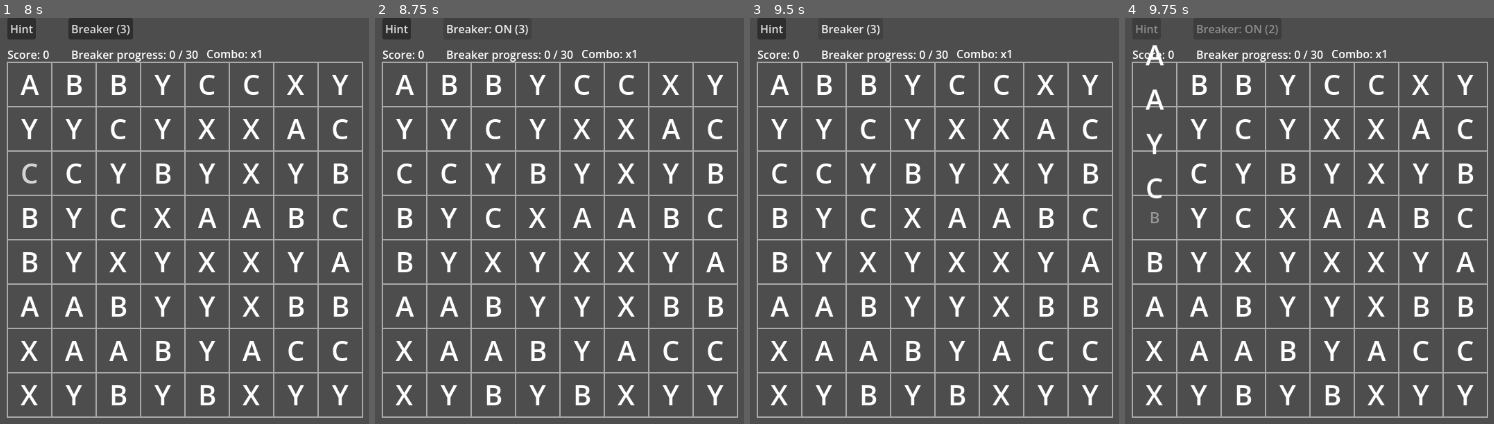
Above: before the commit, frames 1-4 (left to right).
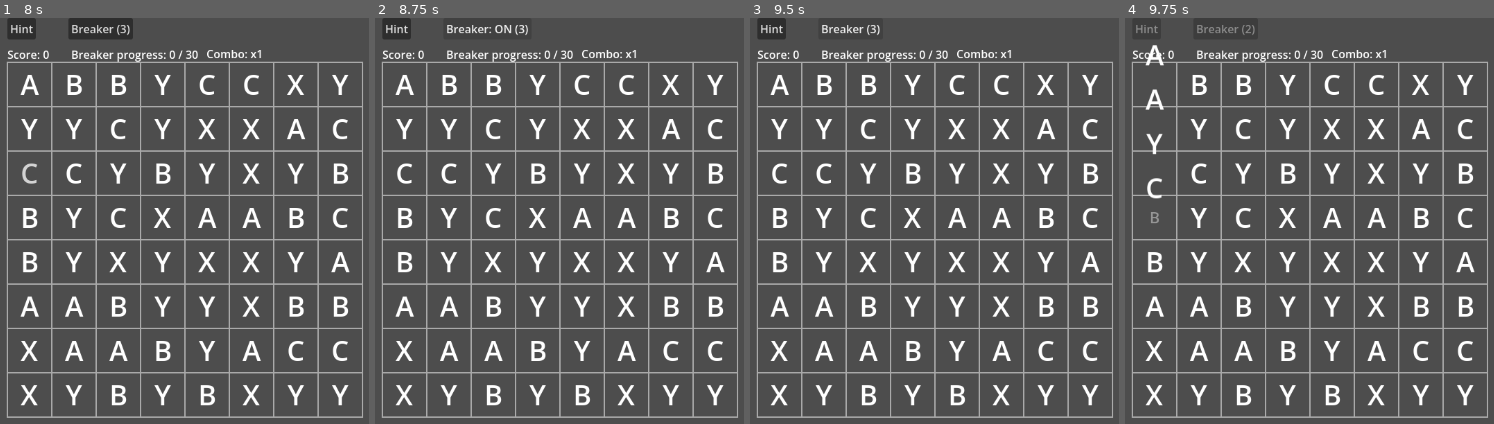
Above: after the commit, the same moments.

Repository: fehudma/godot_projects
Game: Godot game, scene res://Scenes/game.tscn
Same seed, same stepped clock (60 frames per second), same inputs: the game is played once before the commit and once after it.
Inputs (mouse positions are in pixels of both pictures, inside the frame that each line leads up to):
- Up to frame 1 (8 s): click "Hint" at 0.5 s; tap Enter at 1.25, 7.25 s; move the mouse to (29, 82) at 1.27 s; click (29, 82) at 1.42 s; click "Breaker (3)" at 2 s; click "Breaker: ON (3)" at 2.75 s; click "Hint" at 3.5 s; tap Space at 4.25 s; move the mouse to (29, 127) at 4.27 s; click (29, 127) at 4.42 s; click "Breaker (3)" at 5 s; click "Breaker: ON (3)" at 5.75 s; click "Hint" at 6.5 s; move the mouse to (29, 172) at 7.27 s; click (29, 172) at 7.42 s
- Up to frame 2 (8.75 s): click "Breaker (3)" at 8 s
- Up to frame 3 (9.5 s): click "Breaker: ON (3)" at 8.75 s
- Up to frame 4 (9.75 s): tap Space at 9.5 s; move the mouse to (1154, 216) at 9.52 s; click (1154, 216) at 9.67 s

Frames 1-3 are identical in both runs. In frame 4, less than 0.1% of the frame differs, in the area x 30-42%, y 1-5%.

Commit message:
replacement piece under the mouse should not remain orange

Diff:
--- a/Scenes/board.gd
+++ b/Scenes/board.gd
@@ -68,6 +68,7 @@
 	add_child(piece)
 
 	piece.setup(get_valid_starting_letter(grid_position), grid_position)
+	piece.set_breaker_targetable(breaker_active)
 	piece.position = grid_to_pixel(grid_position.x, grid_position.y)
 
 	grid[grid_position.x][grid_position.y] = piece
@@ -616,6 +617,15 @@
 	hint_button.disabled = input_locked
 	breaker_button.disabled = input_locked or breakers_remaining <= 0
 	restart_button.disabled = input_locked
+
+#Enable Breaker targeting state for all pieces
+func set_breaker_targeting_for_all_pieces(is_targetable: bool) -> void:
+	for column: int in range(COLUMNS):
+		for row: int in range(ROWS):
+			var piece: Piece = grid[column][row]
+
+			if piece != null:
+				piece.set_breaker_targetable(is_targetable)
 #==========================OTHER FUNCTIONS
 #“Where should the center of cell (column, row) be?”
 func _draw() -> void:
@@ -689,6 +699,9 @@
 					var matched_pieces: Array[Piece] = [clicked_piece]
 					breakers_remaining -= 1
 
+					breaker_active = false
+					set_breaker_targeting_for_all_pieces(false)
+
 					update_breaker_button_text()
 					update_breaker_progress_display()
 					update_ui_lock_state()
@@ -701,6 +714,7 @@
 					await ensure_playable_board()
 
 					breaker_active = false
+					set_breaker_targeting_for_all_pieces(false)
 					update_breaker_button_text()
 
 					input_locked = false
@@ -825,6 +839,10 @@
 
 	breaker_active = not breaker_active
 
+	set_breaker_targeting_for_all_pieces(breaker_active)
+	update_breaker_button_text()
+	update_ui_lock_state()
+
 	if breaker_active:
 		update_breaker_button_text()
 	else:
--- a/Scenes/piece.gd
+++ b/Scenes/piece.gd
@@ -8,6 +8,7 @@
 var letter: String = "A"
 var grid_position: Vector2i = Vector2i.ZERO
 var is_selected: bool = false
+var breaker_targetable: bool = false
 
 #==========================HELPERS
 #
@@ -39,6 +40,10 @@
 
 	await tween.finished
 	queue_free()
+
+func set_breaker_targetable(is_targetable: bool) -> void:
+	breaker_targetable = is_targetable
+
 #==========================INIT
 func _ready() -> void:
 	set_letter(letter)
@@ -57,7 +62,12 @@
 
 
 func _on_area_2d_mouse_entered() -> void:
-	if not is_selected:
+	if is_selected:
+		return
+
+	if breaker_targetable:
+		letter_label.modulate = Color.ORANGE
+	else:
 		letter_label.modulate = Color.LIGHT_GRAY
 
 
